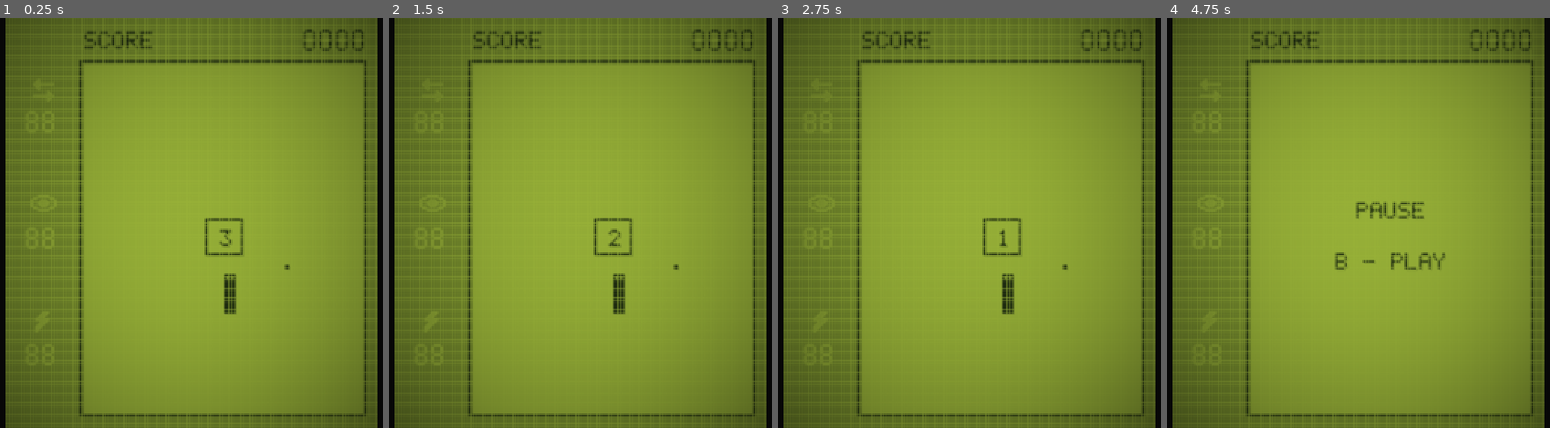
Above: before the commit, frames 1-4 (left to right).
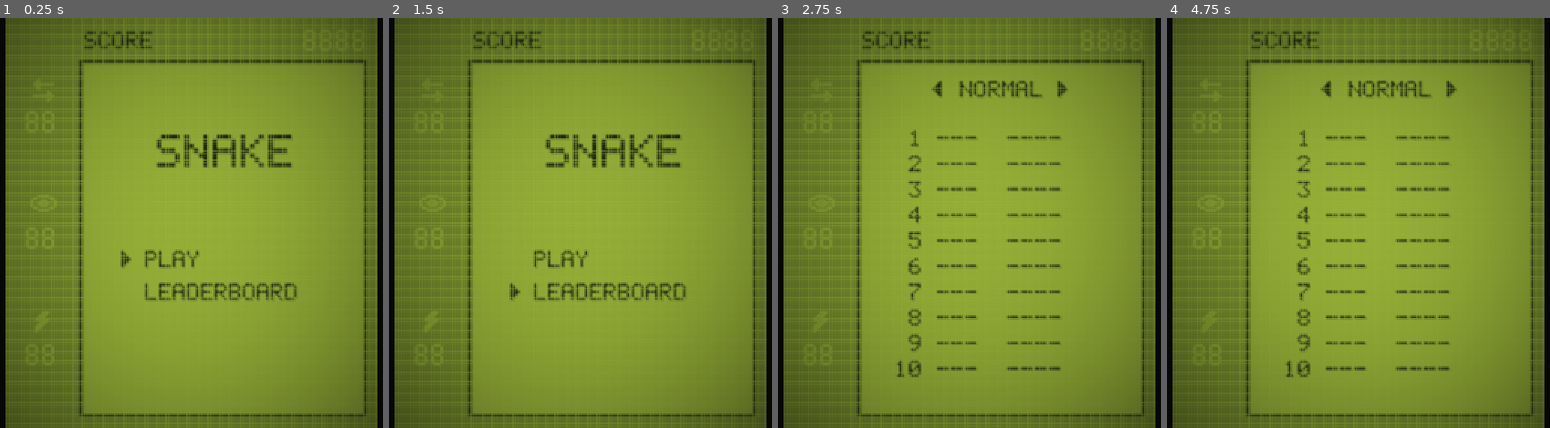
Above: after the commit, the same moments.

Repository: DenPixell/Snake_Godot
Game: Godot game, scene res://screen/screen_preview.tscn
Same seed, same stepped clock (60 frames per second), same inputs: the game is played once before the commit and once after it.
Inputs (mouse positions are in pixels of both pictures, inside the frame that each line leads up to):
- Up to frame 1 (0.25 s): no input
- Up to frame 2 (1.5 s): tap Enter at 0.5 s; move the mouse to (741, 202) at 0.52 s; hold D (gb_right) 0.53-1.28 s; click (741, 202) at 0.6 s; right-click (741, 202) at 0.8 s; tap Middle mouse button (gb_start) at 1.25 s; move the mouse to (434, 243) at 1.27 s; hold S (gb_down) from 1.28 s (still down); right-click (434, 243) at 1.35 s
- Up to frame 3 (2.75 s): tap Middle mouse button (gb_start) at 1.55, 2, 2.1 s; move the mouse to (1042, 132) at 2.02 s; release S (gb_down) at 2.03 s; hold D (gb_right) from 2.03 s (still down); click (1042, 132) at 2.3 s
- Up to frame 4 (4.75 s): tap Middle mouse button (gb_start) at 2.75, 3.8, 4.35 s; move the mouse to (1320, 305) at 2.77 s; release D (gb_right) at 2.78 s; hold W (gb_up) 2.78-3.53 s; click (1320, 305) at 2.85 s; right-click (1320, 305) at 3.05 s; move the mouse to (outside the picture) at 3.52 s; hold A (gb_left) from 3.53 s (still down); right-click (outside the picture) at 3.6 s; move the mouse to (outside the picture) at 4.27 s; click (outside the picture) at 4.55 s

The runs differ from the first frame. In frame 1, 3.5% of the frame differs, in the area x 31-95%, y 2-73%; in frame 2, 3.5%; in frame 3, 4.1%; in frame 4, 4.1%, in the area x 31-95%, y 2-88%.

Commit message:
Меню Game Boy, рекорды и ввод имени

Diff:
--- a/screen/game_screen.gd
+++ b/screen/game_screen.gd
@@ -1,11 +1,12 @@
 class_name GameScreen
 extends Node2D
-## Экран Game Boy во время партии: поле, счёт, эффекты, пауза, Game Over.
+## Экран Game Boy во время партии: поле, счёт, эффекты, пауза.
 ## Рисует в «каналы» (см. PixelArt), цвета ЖК добавляет шейдер.
+## Без партии рисует только напечатанные на стекле элементы и пустое поле — поверх него меню.
 
 signal finished(score: int, won: bool)
 
-enum Mode { COUNTDOWN, PLAYING, PAUSED, DYING, OVER }
+enum Mode { IDLE, COUNTDOWN, PLAYING, PAUSED, DYING }
 
 const SIZE := Vector2i(160, 176)
 const CELL := 6
@@ -25,7 +26,7 @@
 ]
 
 var game: SnakeGame
-var mode := Mode.COUNTDOWN
+var mode := Mode.IDLE
 var _timer := 0.0
 
 @onready var _blind: ColorRect = $Blind
@@ -46,7 +47,14 @@
 	_start_countdown()
 
 
+func stop() -> void:
+	game = null
+	mode = Mode.IDLE
+	_blind.visible = false
+
+
 func _process(delta: float) -> void:
+	queue_redraw()
 	if game == null:
 		return
 	_handle_input()
@@ -60,10 +68,9 @@
 		Mode.DYING:
 			_timer -= delta
 			if _timer <= 0.0:
-				mode = Mode.OVER
 				finished.emit(game.score, false)
+				return
 	_update_blind()
-	queue_redraw()
 
 
 func _handle_input() -> void:
@@ -77,9 +84,6 @@
 		Mode.PAUSED:
 			if Input.is_action_just_pressed("gb_b"):
 				_start_countdown()
-		Mode.OVER:
-			if Input.is_action_just_pressed("gb_a"):
-				start(game.level)
 
 
 func _direction_of(action: String) -> Vector2i:
@@ -104,7 +108,6 @@
 
 
 func _on_won() -> void:
-	mode = Mode.OVER
 	finished.emit(game.score, true)
 
 
@@ -118,15 +121,13 @@
 
 
 func _draw() -> void:
-	if game == null:
-		return
 	_draw_hud()
 	match mode:
+		Mode.IDLE:
+			draw_rect(Rect2(FIELD_ORIGIN, FIELD_SIZE), PixelArt.MATRIX)
 		Mode.PAUSED:
-			_draw_message(["PAUSE", "", "B - PLAY"])
-		Mode.OVER:
-			var title := "YOU WIN" if game.state == SnakeGame.State.WON else "GAME OVER"
-			_draw_message([title, "", "SCORE %d" % game.score, "", "A - RETRY"])
+			draw_rect(Rect2(FIELD_ORIGIN, FIELD_SIZE), PixelArt.MATRIX)
+			draw_lines(self, ["PAUSE", "", "B - PLAY"])
 		_:
 			_draw_field()
 			if mode == Mode.COUNTDOWN:
@@ -135,7 +136,8 @@
 
 func _draw_hud() -> void:
 	PixelArt.draw_text(self, "SCORE", Vector2i(FIELD_ORIGIN.x, 6))
-	PixelArt.draw_number(self, game.score, 4, Vector2i(FIELD_ORIGIN.x + FIELD_SIZE.x - 26, 5))
+	var score := game.score if game != null else 0
+	PixelArt.draw_number(self, score, 4, Vector2i(FIELD_ORIGIN.x + FIELD_SIZE.x - 26, 5), game != null)
 	# Рамка поля напечатана на стекле и горит всегда.
 	draw_rect(Rect2(FIELD_ORIGIN - Vector2i.ONE, FIELD_SIZE + Vector2i(2, 2)), PixelArt.INK, false, 1.0)
 	for slot: Dictionary in EFFECT_SLOTS:
@@ -147,7 +149,7 @@
 	var icon_width: int = icon[0].length()
 	var y: int = slot["y"]
 	var icon_origin := Vector2i(16 - icon_width / 2, y)
-	var left := game.effects.time_left(slot["kind"])
+	var left := game.effects.time_left(slot["kind"]) if game != null else 0.0
 	# В последние полторы секунды значок мигает, предупреждая о конце эффекта.
 	var blink_off := left < 1.5 and fmod(Time.get_ticks_msec() / 1000.0, 0.3) < 0.15
 	var lit := left > 0.0 and not blink_off
@@ -224,14 +226,13 @@
 	PixelArt.draw_text(self, text, Vector2i(box.position) + Vector2i(5, 4))
 
 
-## Текст по центру поля, построчно.
-func _draw_message(lines: Array) -> void:
-	draw_rect(Rect2(FIELD_ORIGIN, FIELD_SIZE), PixelArt.MATRIX)
+## Текст по центру поля, построчно. Нужен и экрану игры, и меню.
+static func draw_lines(canvas: CanvasItem, lines: Array, center_y := FIELD_ORIGIN.y + FIELD_SIZE.y / 2) -> void:
 	var line_height := PixelArt.GLYPH_HEIGHT + 4
-	var y := FIELD_ORIGIN.y + FIELD_SIZE.y / 2 - lines.size() * line_height / 2
+	var y: int = center_y - lines.size() * line_height / 2
 	for line: String in lines:
 		var x := FIELD_ORIGIN.x + (FIELD_SIZE.x - PixelArt.text_width(line)) / 2
-		PixelArt.draw_text(self, line, Vector2i(x, y))
+		PixelArt.draw_text(canvas, line, Vector2i(x, y))
 		y += line_height
 
 
--- /dev/null
+++ b/screen/handheld.gd
@@ -0,0 +1,191 @@
+class_name Handheld
+extends Node2D
+## Всё, что показывает Game Boy: меню, выбор сложности, рекорды, игра, ввод имени, Game Over.
+## Кнопки: крестовина — выбор, A — выбрать, B — назад, Start — в меню Game Boy.
+
+enum Page { MAIN, DIFFICULTY, LEADERBOARD, GAME, NAME_ENTRY, GAME_OVER }
+
+const MAIN_ITEMS := ["PLAY", "LEADERBOARD"]
+const LEVEL_ITEMS := ["EASY", "NORMAL", "HARD"]
+const LETTERS := "ABCDEFGHIJKLMNOPQRSTUVWXYZ"
+const FIELD_ORIGIN := GameScreen.FIELD_ORIGIN
+const FIELD_SIZE := GameScreen.FIELD_SIZE
+
+var page := Page.MAIN
+var _cursor := 0
+var _level := Difficulty.Level.NORMAL
+## Какую таблицу рекордов показываем.
+var _board_level := Difficulty.Level.NORMAL
+var _last_score := 0
+var _last_won := false
+var _last_rank := -1
+## Имя в рекордах: номера букв и какая сейчас выбрана.
+var _name_letters: Array[int] = [0, 0, 0]
+var _name_cursor := 0
+
+@onready var _game: GameScreen = $GameScreen
+@onready var _menu_layer: Node2D = $MenuLayer
+
+
+func _ready() -> void:
+	_game.finished.connect(_on_game_finished)
+	# Меню рисуется отдельным узлом поверх экрана игры.
+	_menu_layer.draw.connect(_draw_menu)
+
+
+func _process(_delta: float) -> void:
+	if Input.is_action_just_pressed("gb_start") and page != Page.MAIN:
+		_game.stop()
+		_open(Page.MAIN)
+	match page:
+		Page.MAIN:
+			_handle_list(MAIN_ITEMS.size(), _on_main_selected, Callable())
+		Page.DIFFICULTY:
+			_handle_list(LEVEL_ITEMS.size(), _on_level_selected, _open.bind(Page.MAIN, 0))
+		Page.LEADERBOARD:
+			_handle_leaderboard()
+		Page.NAME_ENTRY:
+			_handle_name_entry()
+		Page.GAME_OVER:
+			if Input.is_action_just_pressed("gb_a"):
+				_start_game()
+			elif Input.is_action_just_pressed("gb_b"):
+				_open(Page.MAIN)
+	_menu_layer.queue_redraw()
+
+
+func _open(new_page: Page, cursor := 0) -> void:
+	page = new_page
+	_cursor = cursor
+
+
+## Вертикальный список: вверх-вниз двигают курсор, A выбирает, B — назад.
+func _handle_list(count: int, on_select: Callable, on_back: Callable) -> void:
+	if Input.is_action_just_pressed("gb_up"):
+		_cursor = wrapi(_cursor - 1, 0, count)
+	elif Input.is_action_just_pressed("gb_down"):
+		_cursor = wrapi(_cursor + 1, 0, count)
+	elif Input.is_action_just_pressed("gb_a"):
+		on_select.call(_cursor)
+	elif Input.is_action_just_pressed("gb_b") and on_back.is_valid():
+		on_back.call()
+
+
+func _on_main_selected(index: int) -> void:
+	if index == 0:
+		_open(Page.DIFFICULTY, _level)
+	else:
+		_open(Page.LEADERBOARD)
+
+
+func _on_level_selected(index: int) -> void:
+	_level = index as Difficulty.Level
+	_start_game()
+
+
+func _start_game() -> void:
+	page = Page.GAME
+	_game.start(_level)
+
+
+func _on_game_finished(score: int, won: bool) -> void:
+	_game.stop()
+	_last_score = score
+	_last_won = won
+	_last_rank = -1
+	if Records.qualifies(_level, score):
+		_name_cursor = 0
+		_open(Page.NAME_ENTRY)
+	else:
+		_open(Page.GAME_OVER)
+
+
+func _handle_leaderboard() -> void:
+	if Input.is_action_just_pressed("gb_left") or Input.is_action_just_pressed("gb_right"):
+		_board_level = Difficulty.Level.HARD if _board_level == Difficulty.Level.NORMAL \
+				else Difficulty.Level.NORMAL
+	elif Input.is_action_just_pressed("gb_b"):
+		_open(Page.MAIN, 1)
+
+
+## Имя как в аркадах: вверх-вниз меняют букву, влево-вправо — позицию, A — готово.
+func _handle_name_entry() -> void:
+	var letters := LETTERS.length()
+	if Input.is_action_just_pressed("gb_up"):
+		_name_letters[_name_cursor] = wrapi(_name_letters[_name_cursor] + 1, 0, letters)
+	elif Input.is_action_just_pressed("gb_down"):
+		_name_letters[_name_cursor] = wrapi(_name_letters[_name_cursor] - 1, 0, letters)
+	elif Input.is_action_just_pressed("gb_left"):
+		_name_cursor = maxi(_name_cursor - 1, 0)
+	elif Input.is_action_just_pressed("gb_right"):
+		_name_cursor = mini(_name_cursor + 1, Leaderboard.NAME_LENGTH - 1)
+	elif Input.is_action_just_pressed("gb_a"):
+		_last_rank = Records.add(_level, _entered_name(), _last_score)
+		_open(Page.GAME_OVER)
+
+
+func _entered_name() -> String:
+	var result := ""
+	for index in _name_letters:
+		result += LETTERS[index]
+	return result
+
+
+func _draw_menu() -> void:
+	var canvas := _menu_layer
+	match page:
+		Page.MAIN:
+			var title_width := PixelArt.text_width("SNAKE", 2)
+			PixelArt.draw_text(canvas, "SNAKE",
+					Vector2i(FIELD_ORIGIN.x + (FIELD_SIZE.x - title_width) / 2, FIELD_ORIGIN.y + 30),
+					PixelArt.INK, 2)
+			_draw_list(canvas, MAIN_ITEMS, FIELD_ORIGIN.y + 80)
+		Page.DIFFICULTY:
+			GameScreen.draw_lines(canvas, ["DIFFICULTY"], FIELD_ORIGIN.y + 30)
+			_draw_list(canvas, LEVEL_ITEMS, FIELD_ORIGIN.y + 60)
+		Page.LEADERBOARD:
+			_draw_leaderboard(canvas)
+		Page.NAME_ENTRY:
+			_draw_name_entry(canvas)
+		Page.GAME_OVER:
+			var lines := ["YOU WIN" if _last_won else "GAME OVER", "", "SCORE %d" % _last_score]
+			if _last_rank >= 0:
+				lines.append("RANK %d" % (_last_rank + 1))
+			lines.append_array(["", "A - RETRY", "B - MENU"])
+			GameScreen.draw_lines(canvas, lines)
+
+
+## Пункты списка с треугольником-курсором слева от выбранного.
+func _draw_list(canvas: CanvasItem, items: Array, top: int) -> void:
+	var left := FIELD_ORIGIN.x + 26
+	for i in items.size():
+		var y := top + i * 14
+		PixelArt.draw_text(canvas, items[i], Vector2i(left, y))
+		if i == _cursor:
+			PixelArt.draw_text(canvas, ">", Vector2i(left - 10, y))
+
+
+func _draw_leaderboard(canvas: CanvasItem) -> void:
+	var title := "< %s >" % Difficulty.Level.keys()[_board_level]
+	GameScreen.draw_lines(canvas, [title], FIELD_ORIGIN.y + 12)
+	var entries := Records.board(_board_level).entries
+	for i in Leaderboard.SIZE:
+		var y := FIELD_ORIGIN.y + 28 + i * 11
+		var row := "%2d ---  ----" % (i + 1)
+		if i < entries.size():
+			row = "%2d %s  %04d" % [i + 1, entries[i]["name"], entries[i]["score"]]
+		PixelArt.draw_text(canvas, row, Vector2i(FIELD_ORIGIN.x + 14, y))
+
+
+func _draw_name_entry(canvas: CanvasItem) -> void:
+	GameScreen.draw_lines(canvas, ["NEW RECORD", "", "SCORE %d" % _last_score], FIELD_ORIGIN.y + 40)
+	var scale := 2
+	var step := (PixelArt.GLYPH_WIDTH + 3) * scale
+	var left := FIELD_ORIGIN.x + (FIELD_SIZE.x - step * Leaderboard.NAME_LENGTH) / 2
+	var y := FIELD_ORIGIN.y + 80
+	for i in Leaderboard.NAME_LENGTH:
+		var x := left + i * step
+		PixelArt.draw_text(canvas, LETTERS[_name_letters[i]], Vector2i(x, y), PixelArt.INK, scale)
+		if i == _name_cursor:
+			canvas.draw_rect(Rect2(x, y + 17, PixelArt.GLYPH_WIDTH * scale, 2), PixelArt.INK)
+	GameScreen.draw_lines(canvas, ["A - OK"], FIELD_ORIGIN.y + 125)
--- /dev/null
+++ b/screen/handheld.tscn
@@ -0,0 +1,11 @@
+[gd_scene load_steps=3 format=3]
+
+[ext_resource type="Script" path="res://screen/handheld.gd" id="1_handheld"]
+[ext_resource type="PackedScene" path="res://screen/game_screen.tscn" id="2_game"]
+
+[node name="Handheld" type="Node2D"]
+script = ExtResource("1_handheld")
+
+[node name="GameScreen" parent="." instance=ExtResource("2_game")]
+
+[node name="MenuLayer" type="Node2D" parent="."]
--- a/screen/pixel_art.gd
+++ b/screen/pixel_art.gd
@@ -54,6 +54,7 @@
 	":": [".....", ".##..", ".##..", ".....", ".##..", ".##..", "....."],
 	"_": [".....", ".....", ".....", ".....", ".....", ".....", "#####"],
 	">": ["#....", "##...", "###..", "####.", "###..", "##...", "#...."],
+	"<": ["...#.", "..##.", ".###.", "####.", ".###.", "..##.", "...#."],
 }
 const GLYPH_WIDTH := 5
 const GLYPH_HEIGHT := 7
@@ -132,25 +133,28 @@
 const SEGMENT_HEIGHT := 9
 
 
-static func draw_pattern(canvas: CanvasItem, pattern: Array, origin: Vector2i, color: Color) -> void:
+## scale — во сколько раз увеличить каждый пиксель узора.
+static func draw_pattern(canvas: CanvasItem, pattern: Array, origin: Vector2i, color: Color,
+		scale := 1) -> void:
 	for y in pattern.size():
 		var row: String = pattern[y]
 		for x in row.length():
 			if row[x] == "#":
-				canvas.draw_rect(Rect2(origin + Vector2i(x, y), Vector2.ONE), color)
+				canvas.draw_rect(Rect2(origin + Vector2i(x, y) * scale, Vector2.ONE * scale), color)
 
 
 ## Строка шрифтом 5 × 7 с промежутком в 1 пиксель.
-static func draw_text(canvas: CanvasItem, text: String, origin: Vector2i, color := INK) -> void:
+static func draw_text(canvas: CanvasItem, text: String, origin: Vector2i, color := INK,
+		scale := 1) -> void:
 	var x := origin.x
 	for ch in text.to_upper():
 		if FONT.has(ch):
-			draw_pattern(canvas, FONT[ch], Vector2i(x, origin.y), color)
-		x += GLYPH_WIDTH + 1
+			draw_pattern(canvas, FONT[ch], Vector2i(x, origin.y), color, scale)
+		x += (GLYPH_WIDTH + 1) * scale
 
 
-static func text_width(text: String) -> int:
-	return maxi(text.length() * (GLYPH_WIDTH + 1) - 1, 0)
+static func text_width(text: String, scale := 1) -> int:
+	return maxi(text.length() * (GLYPH_WIDTH + 1) - 1, 0) * scale
 
 
 static func draw_tiny(canvas: CanvasItem, text: String, origin: Vector2i, color := INK) -> void:
--- a/screen/screen_preview.gd
+++ b/screen/screen_preview.gd
@@ -1,7 +1,7 @@
 extends Control
 ## Экран Game Boy в обычном окне, без 3D. Нужен, чтобы проверять геймплей отдельно.
 
-const GAME_SCREEN := preload("res://screen/game_screen.tscn")
+const HANDHELD := preload("res://screen/handheld.tscn")
 const LCD_SHADER := preload("res://screen/lcd_preview.gdshader")
 
 
@@ -12,9 +12,7 @@
 	viewport.render_target_update_mode = SubViewport.UPDATE_ALWAYS
 	add_child(viewport)
 
-	var screen: GameScreen = GAME_SCREEN.instantiate()
-	viewport.add_child(screen)
-	screen.start(Difficulty.Level.NORMAL)
+	viewport.add_child(HANDHELD.instantiate())
 
 	var material := ShaderMaterial.new()
 	material.shader = LCD_SHADER
Not shown, added: screen/handheld.gd.uid
